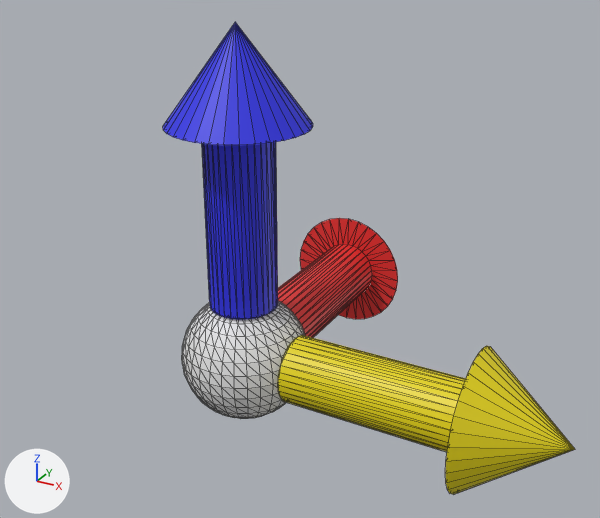
An edit to the glTF model aframe-workshop/gltfs/LorentzChargeArrows.gltf, drawn before and after from the same camera.
Both versions are drawn from a 50 mm lens placed at (-1.49, -3.45, 3.07), pointed at (-3.94, 1.01, 0.83). The lights are fixed; the arrows at lower left show +X, +Y and +Z. Mesh edges are drawn as thin lines. Where no turn or scale is listed for an object, it has been applied to the vertices. Vertices at the same position are counted once.

The first picture shows 'Arrow.004', 'Sphere'.
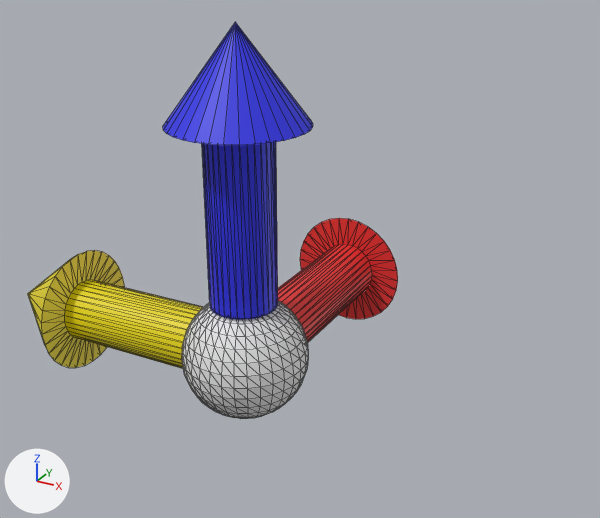
Where the change shows, as pixel boxes [x1, y1, x2, y2] in the pictures (600 x 518 px; the box of a moved part takes in the faces that stretch with it):
'Arrow.004', reshaped (10% narrower, 26% shorter)
    before: [163, 22, 575, 494]
    after: [28, 22, 398, 369]
part 1 of me_cylinder_004, moved or reshaped
    before: [278, 335, 575, 494]
    after: [28, 250, 203, 369]

Edits to the bpy script that builds the scene:
```text
Change me_cylinder_004:
    where me_cylinder_004.from_pydata(...)  # 291 vertices, 570 faces; spans x -0.92..1.54, y -0.42..2.04, z -0.42..2.04
    used by ob_arrow_004; location = (-3.5, 0.4, 0.4)
    me_cylinder_004 part 1: the loose piece of 97 vertices spanning x -0.14..1.54, y -0.42..0.42, z -0.42..0.42 is turned 178.9 degrees about the y axis through its middle, then moved by (-2.25, 0.0, 0.0)
```
